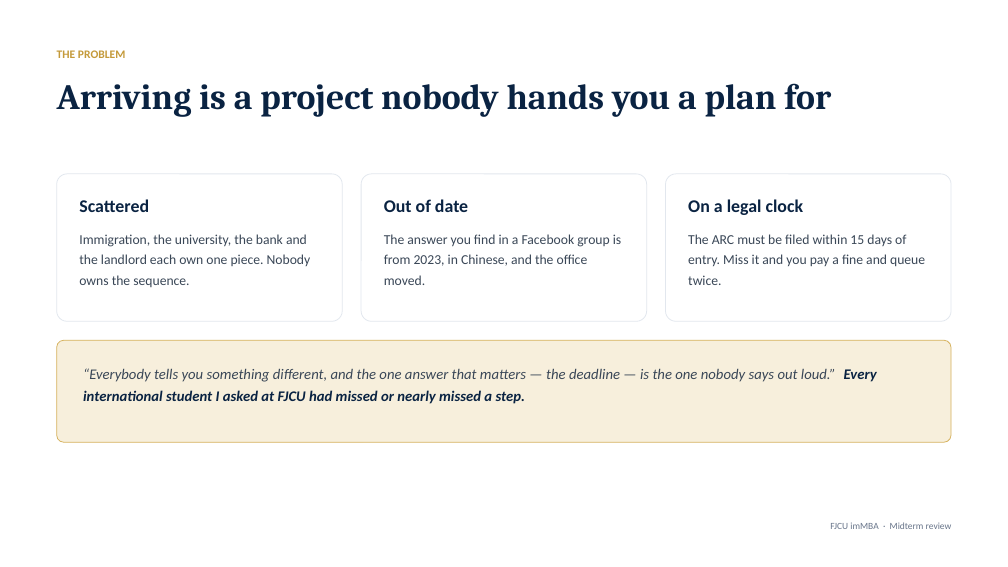
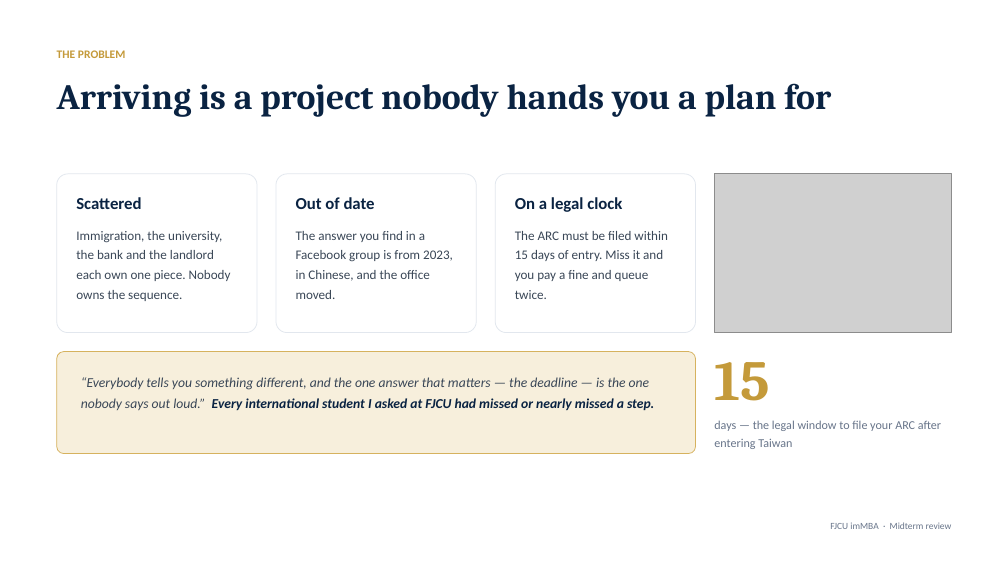
Before and after one commit to candelavaron-web/fjcu-immba-website, a slide deck: slide 2 of midterm.pptx. Drawn at 1008x567 pixels with LibreOffice and Linux fonts; fonts in the diff are those of the drawing; grey boxes stand for pictures. Boxes give left, top, right and bottom in pixels: in the first picture for what was removed or moved away, otherwise in the second. Text is boxed around its words. In the diff, an @@ line names an element or a change of style, - is before the commit and + after.

```diff
--- a/midterm.pptx
+++ b/midterm.pptx
@@ rounded rectangle: place and size @@
-rounded rectangle at bbox=[57, 174, 343, 321]
+rounded rectangle at bbox=[57, 174, 257, 333]
@@ rounded rectangle added at bbox=[276, 174, 476, 333], fill #FFFFFF, outline #E2E7EE 0.75 pt @@
@@ rounded rectangle: place and size @@
-rounded rectangle at bbox=[361, 174, 647, 321]
+rounded rectangle at bbox=[495, 174, 696, 333]
@@ rounded rectangle removed at bbox=[665, 174, 951, 321] @@
@@ picture added at bbox=[715, 174, 951, 333] @@
@@ text "Out of date": place and size @@
-text "Out of date" at bbox=[384, 199, 468, 212]
+text "Out of date" at bbox=[296, 197, 375, 209]
@@ size 17 to 16 pt in 3 elements at bbox=[76, 197, 141, 209], bbox=[296, 197, 375, 209], bbox=[515, 197, 622, 212] @@
@@ text "On a legal clock": place and size @@
-text "On a legal clock" at bbox=[688, 199, 804, 215]
+text "On a legal clock" at bbox=[515, 197, 622, 212]
@@ text "The answer you find in ...": place and size @@
-text "The answer you find in ..." at bbox=[384, 234, 621, 285]
+text "The answer you find in ..." at bbox=[296, 231, 453, 299]
@@ size 13 to 12.5 pt in 3 elements at bbox=[76, 231, 231, 301], bbox=[296, 231, 453, 299], bbox=[515, 231, 668, 299] @@
@@ text "The ARC must be filed ...": place and size @@
-text "The ARC must be filed ..." at bbox=[688, 234, 925, 285]
+text "The ARC must be filed ..." at bbox=[515, 231, 668, 299]
@@ rounded rectangle: place and size @@
-rounded rectangle at bbox=[57, 340, 951, 442]
+rounded rectangle at bbox=[57, 352, 696, 454]
@@ text "“Everybody tells you something different, ...": place and size @@
-text "“Everybody tells you something different, ..." at bbox=[83, 368, 877, 404]
+text "“Everybody tells you something different, ..." at bbox=[81, 377, 654, 410]
@@ text "“Everybody tells you something different, ..." at bbox=[81, 377, 654, 410]: size 14 to 13 pt @@
@@ text added at bbox=[714, 362, 769, 401], 54 pt, text #C49A3A, bold @@
+15
@@ text added at bbox=[714, 420, 941, 449], 11.5 pt, text #68758A @@
+days — the legal window to file your ARC after entering Taiwan
```
Also in this commit, not shown: 4 other slides changed, 7 other files.
